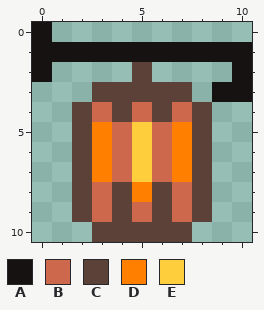
Edited in one commit: pixel-art sprite (Sources/Modules/Yggdrasil/YggdrasilTown/Items/SideHangingLantern_White.png). The picture above was drawn from the file before the commit.
The file is 22x22 pixels, drawn in blocks of 2x2; one block is one cell here.
Palette (. is transparent): A #161211  B #ce684c  C #5b4137  D #ff7f00  E #ffce3d
Pixels before, first column x 0:
 0 A..........
 1 AAAAAAAAAAA
 2 A....C....A
 3 ...CCCCC.AA
 4 ..CBCBCBC..
 5 ..CDBEBDC..
 6 ..CDBEBDC..
 7 ..CDBEBDC..
 8 ..CBCDCBC..
 9 ..CBCBCBC..
10 ...CCCCC...
Once edited:
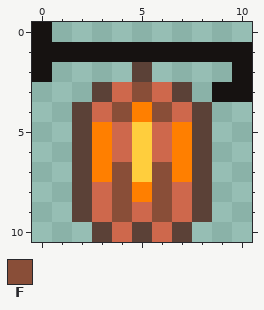
Colours new in this view: F #894e38
Change:
y 3: x 4..6 CCC -> BFB
y 4: x 4..6 CBC -> FDF
y 7: x 4 B -> F; x 6 B -> F
y 8..9: x 4 C -> F; x 6 C -> F
y 10: x 4 C -> B; x 6 C -> B
Where, in picture pixels (left, top, right, bottom), the same in both pictures:
changed: (112, 82, 172, 242)
